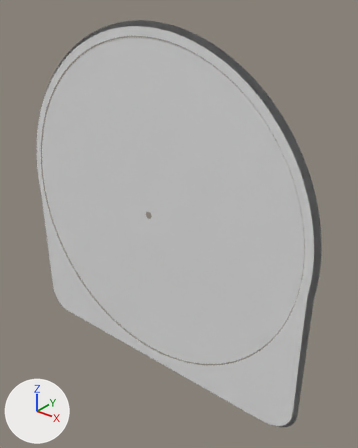
The OBJ model fork/floating-media/DATA/float_psp_refl6.obj, before and after one commit.
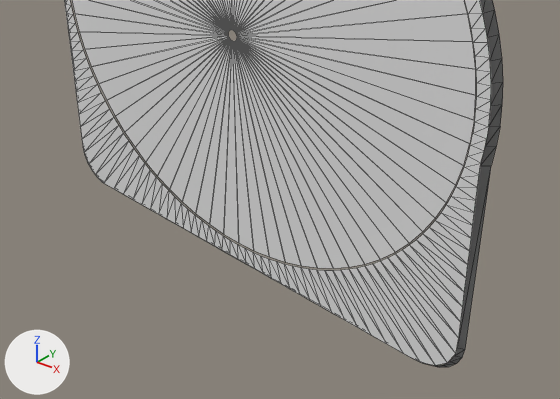
Each version is shown whole from a camera (50 mm lens) standing at (1.58, -1.79, 1.08) and looking at (0.13, 0.03, -0.05), then close up on the part from 0% to 100% of the width and 43% to 100% of the height. Every picture has the same lights, and +X, +Y and +Z are marked at lower left. The older version's two pictures come first. The close-ups show mesh edges as thin lines. Where no turn or scale is listed for an object, it has been applied to the vertices.

The first close-up shows 'float_psp_refl6'.
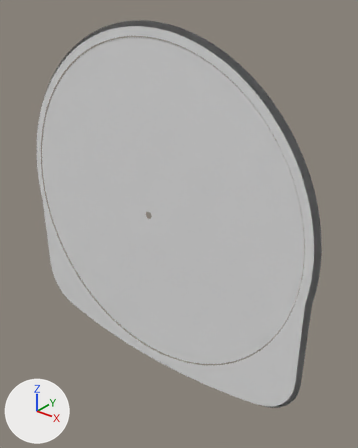
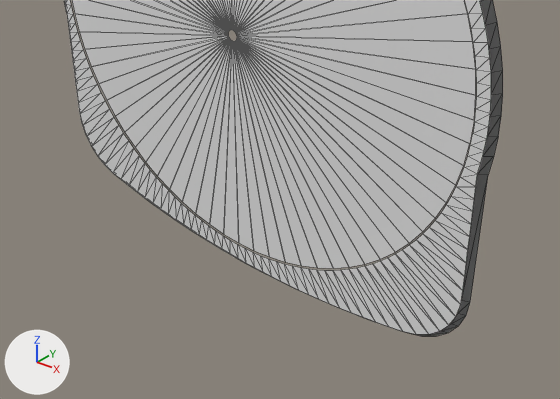
The edits, one by one:
me_float_psp_refl6 is used by ob_float_psp_refl6; location (0.0, 0.0, 0.0).
me_float_psp_refl6 had 548 vertices, 558 faces and spanned x -0.94..0.94, y -0.07..-0.05, z -0.96..0.93.
me_float_psp_refl6 now has 580 vertices, 592 faces and spans x -0.93..0.93, y -0.07..-0.05, z -0.96..0.94.
Part 1, on me_float_psp_refl6:
97 vertices are removed from x -0.94..0.93, y -0.07..-0.05, z -0.96..0.93.
121 faces are deleted.
3 vertices in x -0.25..0.21, y -0.07, z -0.95..-0.94 move by (0.0, 0.0, 0.01).
55 vertices move from x -0.93..0.94, y -0.07..-0.05, z -0.96..0.93 to x -0.92..0.92, y -0.07..-0.05, z -0.94..0.94.
122 vertices are added at x -0.93..0.93, y -0.07..-0.05, z -0.96..0.93.
7 new vertices lie (0.0, 0.0, 0.07) away from vertices in x -0.93..0.93, y -0.07..-0.05, z -0.1..0.03.
155 new faces join them.

Where the change shows, as pixel boxes [x1, y1, x2, y2] in the close-ups (560 x 399 px; the box of a moved part takes in the faces that stretch with it):
'float_psp_refl6', reshaped
    before: [64, 0, 503, 367]
    after: [64, 0, 503, 336]
part 1 of me_float_psp_refl6, moved or reshaped
    before: [77, 0, 503, 367]
    after: [78, 0, 503, 336]
